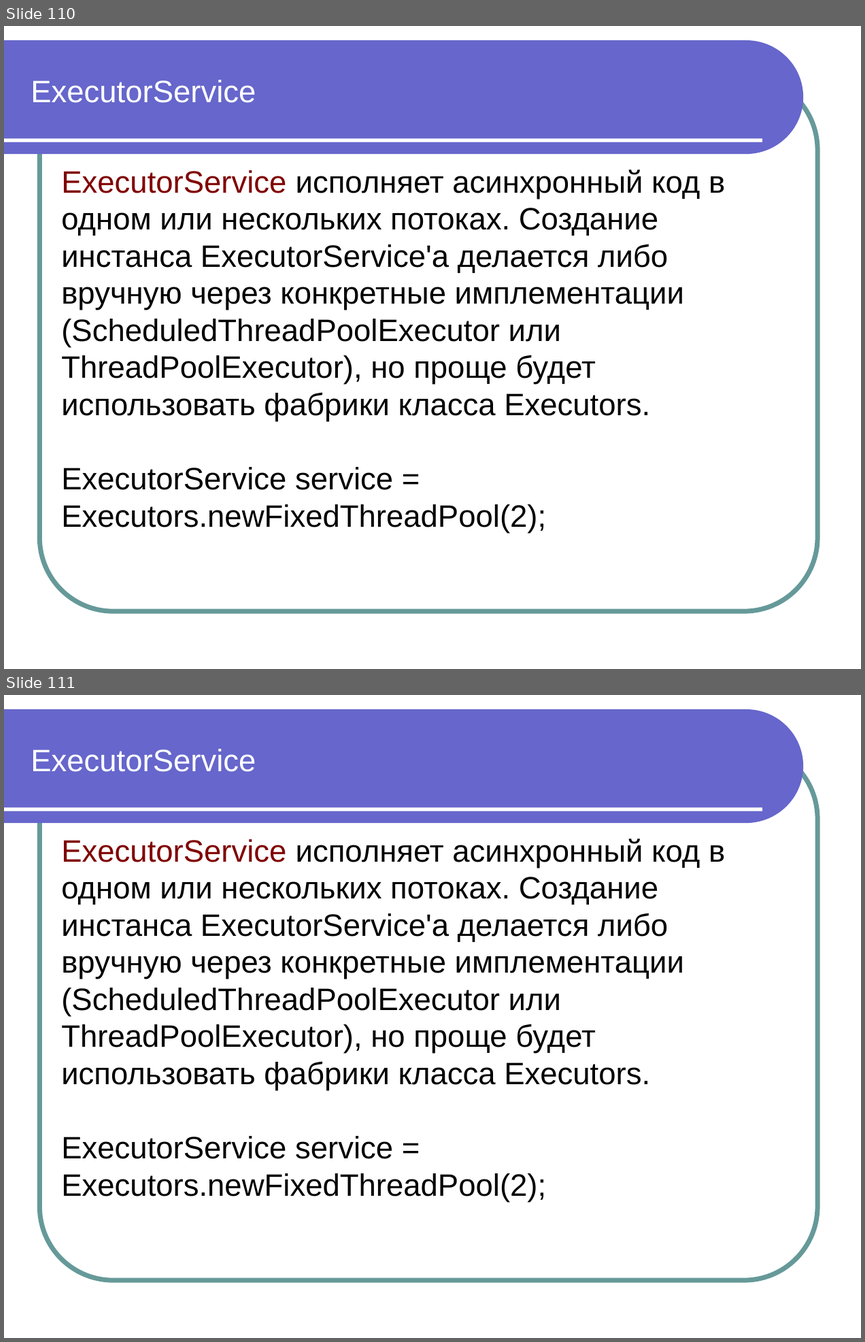
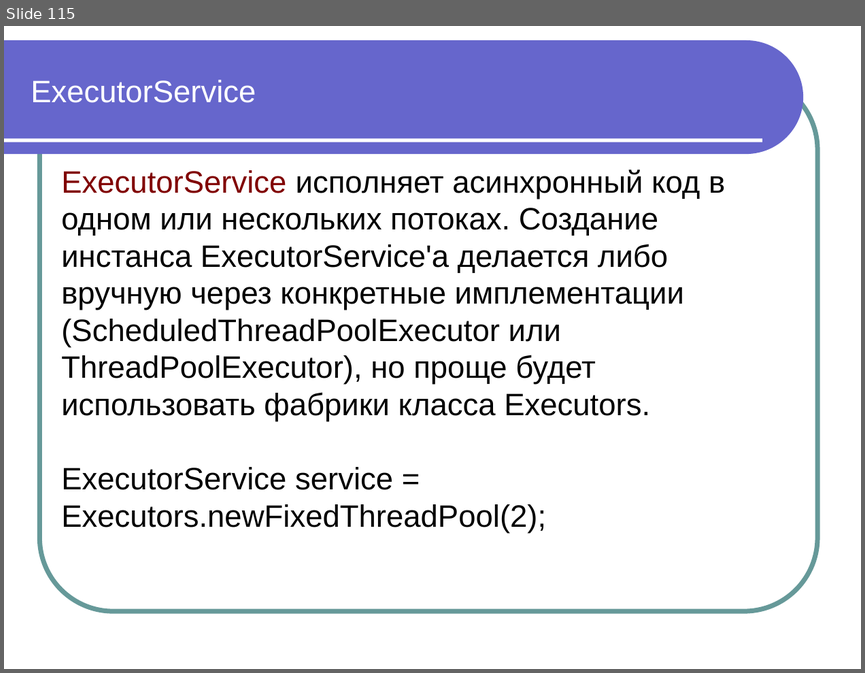
Before and after one commit to maxchv/JavaLessons, a slide deck: Lesson15/Modul 11 Vychislitelnye potoki.pptx. Shown one above the other, each under a label of ours: slides 110 and 111 before the commit, slide 115 after it. The pictures are 865x1342 and 865x673 pixels, drawn with LibreOffice and Linux fonts; fonts in the diff are those of the drawing. Boxes give left, top, right and bottom in pixels: in the first picture for what was removed or moved away, otherwise in the second. Text is boxed around its words. In the diff, an @@ line names an element or a change of style, - is before the commit and + after.

```diff
--- a/Lesson15/Modul 11 Vychislitelnye potoki.pptx
+++ b/Lesson15/Modul 11 Vychislitelnye potoki.pptx
@@ slide 111 removed at <box>4,695,861,1338</box>, background #FFFFFF; not listed: 3 template elements that a slide beside it also shows @@
@@ text removed at <box>31,749,256,772</box> @@
-ExecutorService
@@ text removed at <box>61,838,725,1202</box> @@
-ExecutorService исполняет асинхронный код в одном или нескольких потоках. Создание инстанса ExecutorService'а делается либо вручную через конкретные имплементации (ScheduledThreadPoolExecutor или ThreadPoolExecutor), но проще будет использовать фабрики класса Executors.
-ExecutorService service = Executors.newFixedThreadPool(2);
@@ what was slide 110 is now slide 115 @@
```
Also in this commit, not shown: 3 slides changed, 7 slides added, 1 other file.
